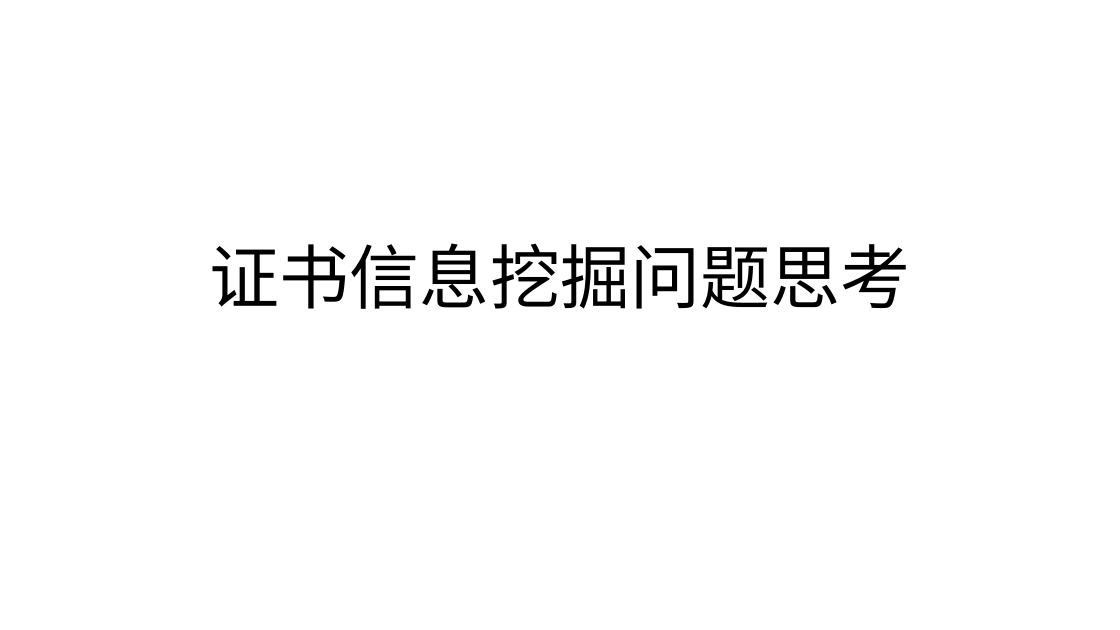
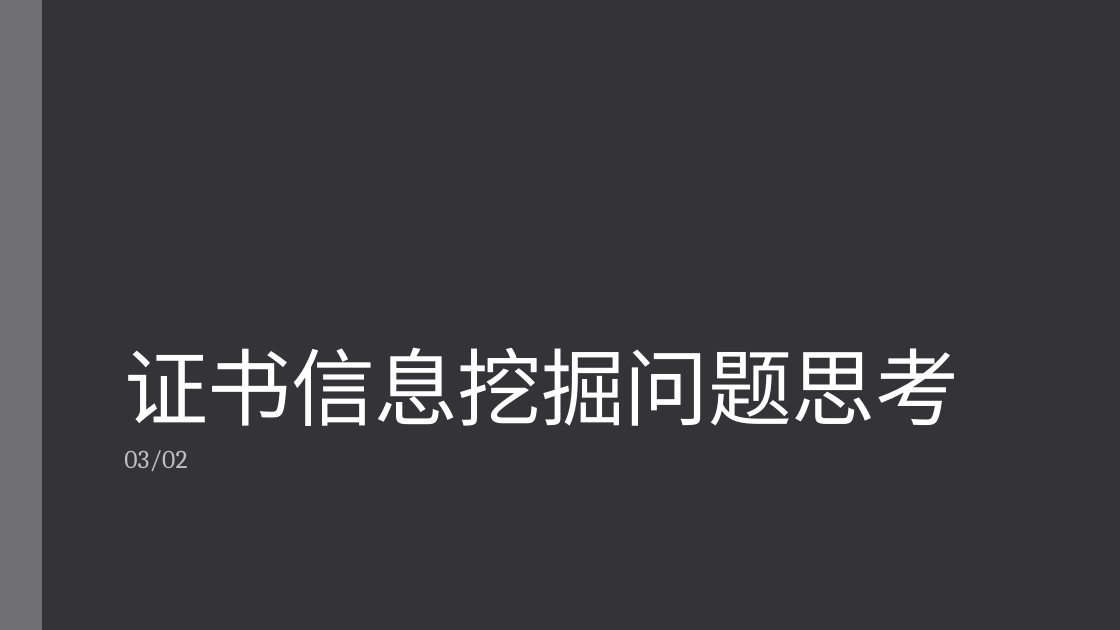
Before and after one commit to netsyscode/SSL-TLS-Certificate, a slide deck: slide 1 of 研究问题思考.pptx. Drawn at 1120x630 pixels with LibreOffice and Linux fonts; fonts in the diff are those of the drawing. Boxes give left, top, right and bottom in pixels: in the first picture for what was removed or moved away, otherwise in the second. Text is boxed around its words. In the diff, an @@ line names an element or a change of style, - is before the commit and + after.

```diff
--- a/研究问题思考.pptx
+++ b/研究问题思考.pptx
@@ background #FFFFFF to #353537 @@
@@ rectangle added at (0, 0, 42, 630), fill #6F6F74 @@
@@ title "证书信息挖掘问题思考": place and size @@
-title "证书信息挖掘问题思考" at (210, 243, 910, 309)
+title "证书信息挖掘问题思考" at (124, 347, 959, 426)
@@ title "证书信息挖掘问题思考" at (124, 347, 959, 426): size 60 to 72 pt, font Calibri to Cambria, text colour #000000 to #FFFFFF, letter spacing 0 to -0.5 pt; alignment centre to left; line spacing 0.9 to 0.85 @@
@@ subtitle added at (124, 450, 187, 471), 22 pt, text #BFBFBF @@
+03/02
```
Also in this commit, not shown: 1 other slide changed, 13 slides added, 1 slide removed.
